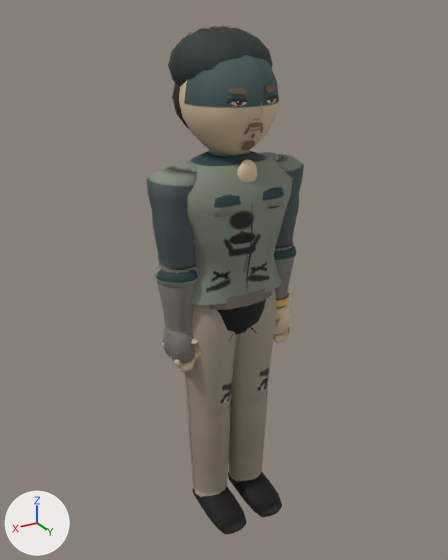
Renders of the glTF model assets/roster/models/wonil_a.glb from each side of a commit.
Both versions are drawn from a camera (50 mm lens) standing at (1.151, 1.884, 1.967) and looking at (0.003, -0.029, 1.01). Every picture has the same lights, and +X, +Y and +Z are marked at lower left. The older version comes first. Vertices at exactly the same position are counted once.

Script lines for the objects in view, before the commit:
```python
me_mesh_0 = bpy.data.meshes.new('Mesh_0')
me_mesh_0.from_pydata(...)  # 4506 vertices, 8120 faces; spans x -0.31..0.31, y -0.23..0.23, z -0.03..1.93
me_mesh_0.materials.append(mat_material_0)
ob_body = bpy.data.objects.new('Body', me_mesh_0)
ob_body.location = (0.0, 0.0, 0.0)
```
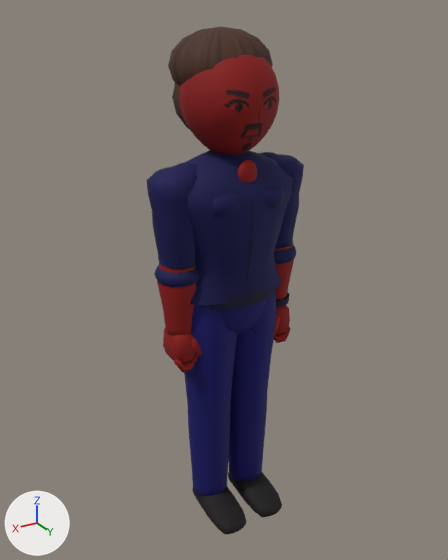
What differs and where, as boxes [x1, y1, x2, y2] in the pictures (448 x 560 px; the box of a moved part takes in the faces that stretch with it):
'Body', reshaped
    before: [147, 26, 304, 534]
    after: [147, 27, 304, 534]
part 1 of me_mesh_0, deleted
    before: [226, 86, 278, 151]
part 2 of me_mesh_0, moved or reshaped
    before: [179, 26, 279, 155]
    after: [179, 55, 279, 155]
part 3 of me_mesh_0, recoloured (darker)
    both: [147, 27, 304, 534]

Edits to the bpy script that builds the scene:
```text
Change me_mesh_0:
    used by ob_body; location = (0.0, 0.0, 0.0)
    remove me_mesh_0.from_pydata(...)  # 4506 vertices, 8120 faces; spans x -0.31..0.31, y -0.23..0.23, z -0.03..1.93
    add me_mesh_0.from_pydata(...)  # 3465 vertices, 6514 faces; spans x -0.31..0.31, y -0.23..0.23, z -0.03..1.93
    me_mesh_0 part 1: 22 loose pieces with 946 vertices, spanning x -0.1..0.1, y 0.11..0.18, z 1.54..1.75, are deleted
    me_mesh_0 part 2: 21 vertices moved from x -0.14..0.14, y -0.14..0.17, z 1.51..1.81 to x -0.14..0.14, y -0.14..0.17, z 1.5..1.81; 395 vertices removed from x -0.16..0.16, y -0.22..0.17, z 1.51..1.93; 300 vertices added at x -0.17..0.17, y -0.17..0.17, z 1.5..1.88
    me_mesh_0 part 3: 5871 kept faces spanning x -0.31..0.31, y -0.23..0.23, z -0.03..1.93 get new vertex colours
```
